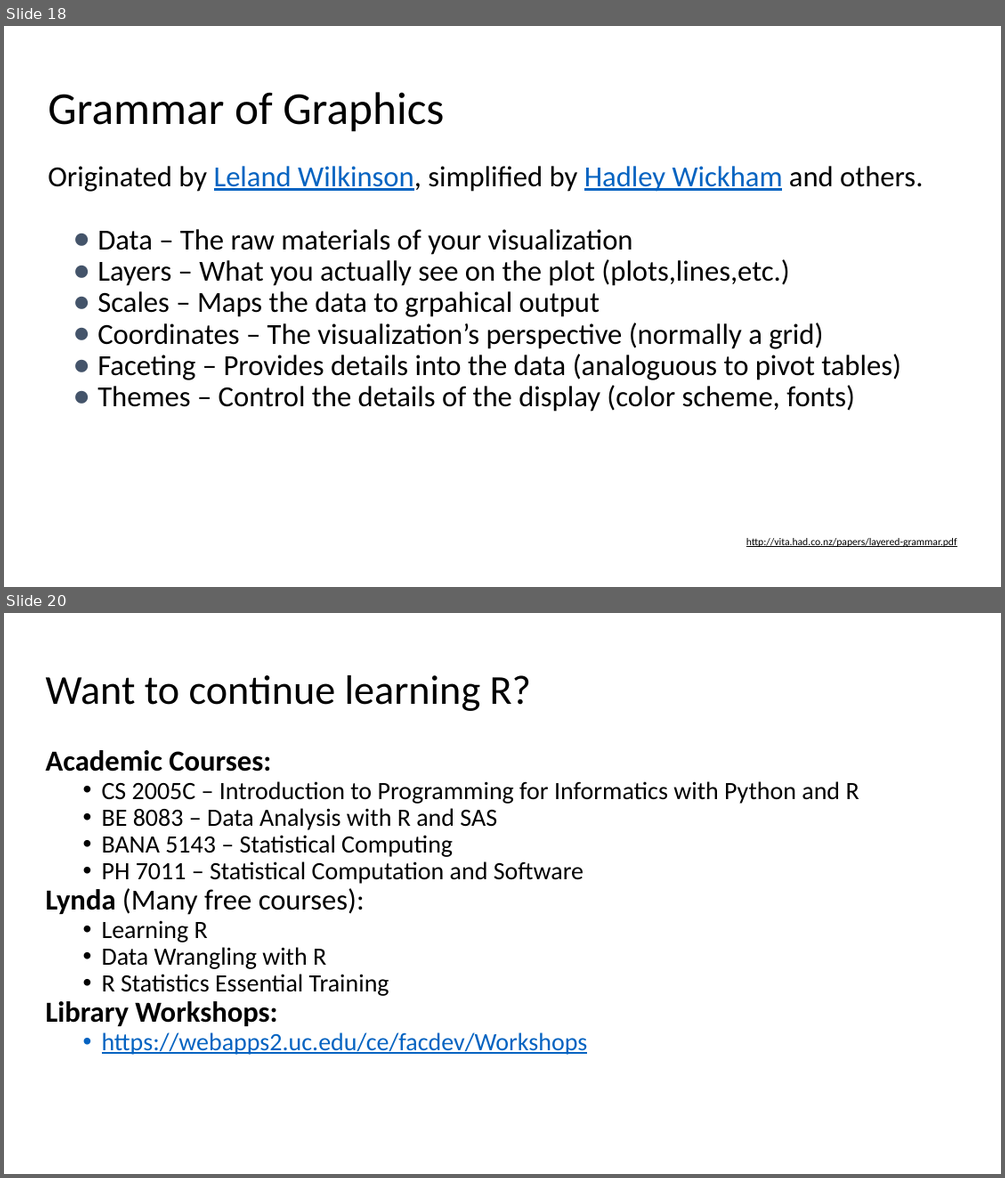
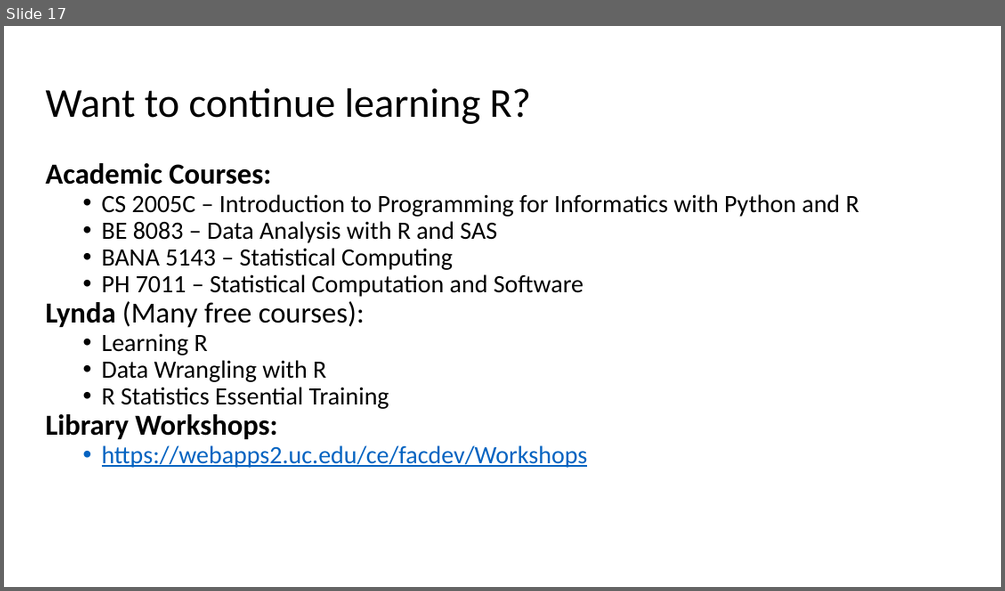
Before and after one commit to RAJohansen/UCL_Workshops, a slide deck: Intro_to_R/Introduction_to_R/Introduction to R.pptx. Shown one above the other, each under a label of ours: slides 18 and 20 before the commit, slide 17 after it; the slides between them are not shown. The pictures are 1005x1178 and 1005x591 pixels, drawn with LibreOffice and Linux fonts; fonts in the diff are those of the drawing. Boxes give left, top, right and bottom in pixels: in the first picture for what was removed or moved away, otherwise in the second. Text is boxed around its words. In the diff, an @@ line names an element or a change of style, - is before the commit and + after.

```diff
--- a/Intro_to_R/Introduction_to_R/Introduction to R.pptx
+++ b/Intro_to_R/Introduction_to_R/Introduction to R.pptx
@@ slide 18 removed at (4, 26, 1001, 587), background #FFFFFF @@
@@ title removed at (48, 92, 444, 132) @@
-Grammar of Graphics
@@ text removed at (48, 166, 957, 547) @@
-Originated by Leland Wilkinson, simplified by Hadley Wickham and others.
-● Data – The raw materials of your visualization
-● Layers – What you actually see on the plot (plots,lines,etc.)
-● Scales – Maps the data to grpahical output
-● Coordinates – The visualization’s perspective (normally a grid)
-● Faceting – Provides details into the data (analoguous to pivot tables)
-● Themes – Control the details of the display (color scheme, fonts)
-http://vita.had.co.nz/papers/layered-grammar.pdf
@@ what was slide 20 is now slide 17 @@
```
Also in this commit, not shown: 4 slides changed, 3 other slides removed.
